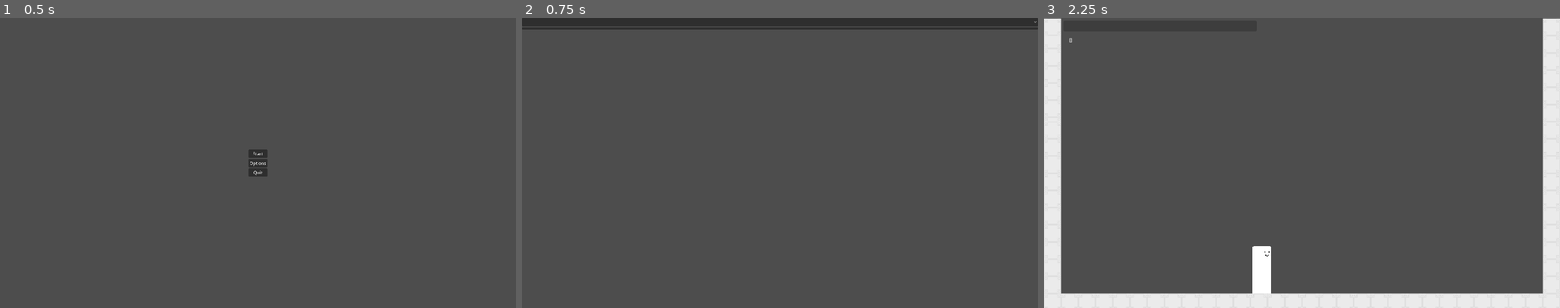
Above: before the commit, frames 1-3 (left to right).
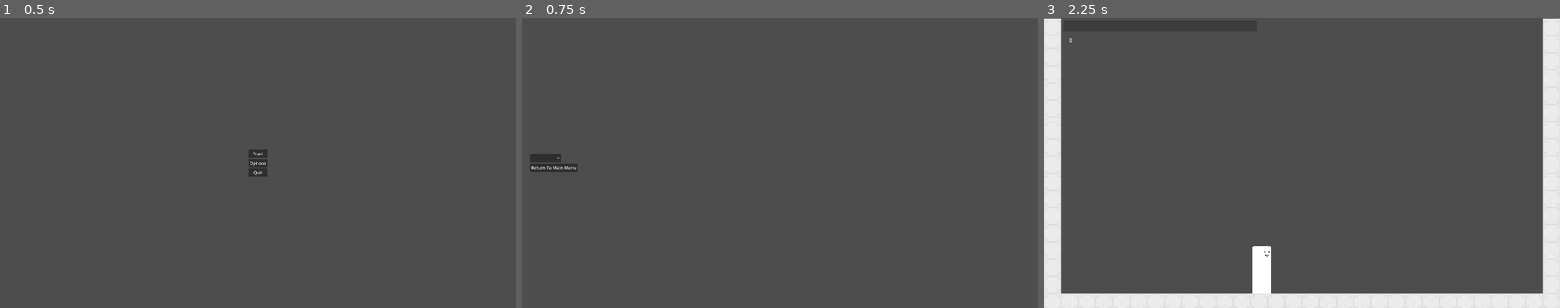
Above: after the commit, the same moments.

Repository: Mysteria0/To-Be-Name-Fighting-Game
Game: Godot game, scene res://menu.tscn
The game is run twice, just before and just after one commit, with the same random seed, the same clock (stepped at 60 frames per second) and the same inputs.
Inputs (mouse positions are in pixels of both pictures, inside the frame that each line leads up to; where the layout moved, square brackets give the same spot in the first picture):
- Up to frame 1 (0.5 s): no input
- Up to frame 2 (0.75 s): click "Options" at 0.5 s
- Up to frame 3 (2.25 s): click (1074, 168) [1302, 29] at 1.25 s; click "Start" at 2 s

Frame 1 is identical in both runs. In frame 2, 4.0% of the frame differs, in the area x 0-100%, y 0-54%; in frame 3, nothing differs.

Commit message:
Made options menu look nicer

Diff:
--- a/Settings.tscn
+++ b/Settings.tscn
@@ -16,14 +16,17 @@
 anchors_preset = 15
 anchor_right = 1.0
 anchor_bottom = 1.0
+offset_left = 30.0
 grow_horizontal = 2
 grow_vertical = 2
 
 [node name="VBoxContainer" type="VBoxContainer" parent="MarginContainer" unique_id=781988453]
 layout_mode = 2
+alignment = 1
 
 [node name="Resolutions" type="OptionButton" parent="MarginContainer/VBoxContainer" unique_id=1980242902]
 layout_mode = 2
+size_flags_horizontal = 0
 item_count = 3
 popup/item_0/text = "1920x1080"
 popup/item_0/id = 0
@@ -34,6 +37,8 @@
 
 [node name="Back" type="Button" parent="MarginContainer/VBoxContainer" unique_id=1809477289]
 layout_mode = 2
+size_flags_horizontal = 0
+text = "Return To Main Menu"
 
 [connection signal="item_selected" from="MarginContainer/VBoxContainer/Resolutions" to="." method="_on_resolutions_item_selected"]
 [connection signal="pressed" from="MarginContainer/VBoxContainer/Back" to="." method="_on_back_pressed"]
